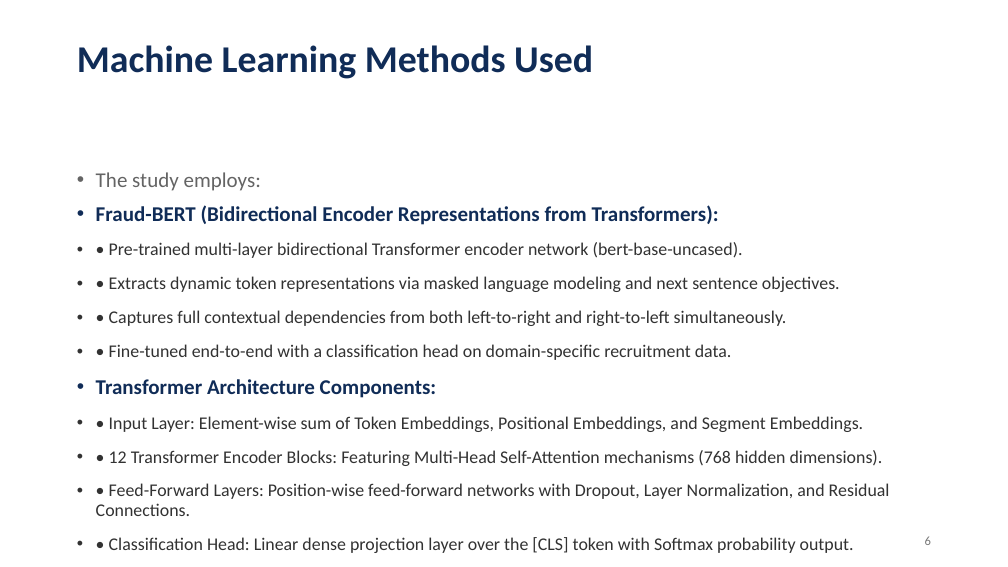
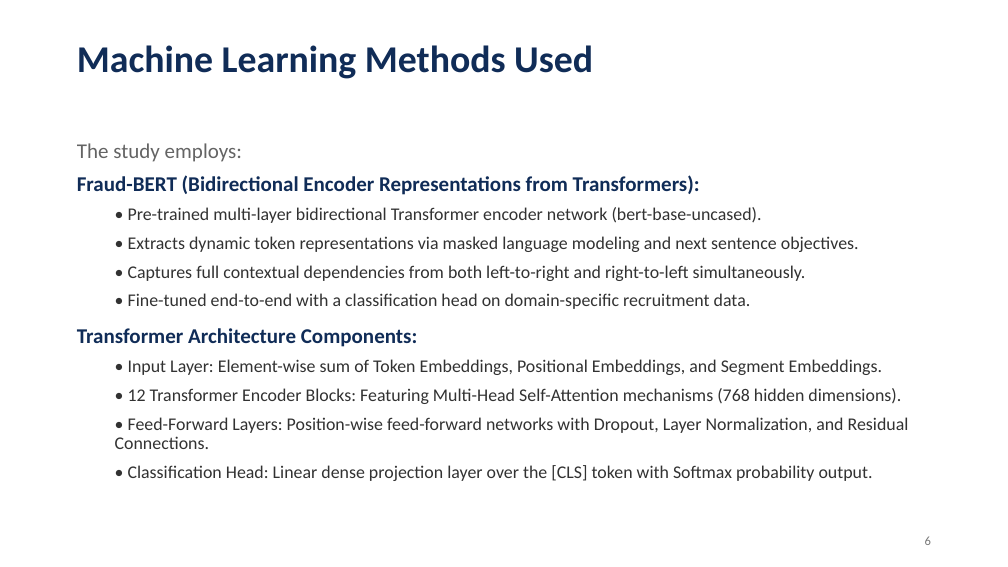
Before and after one commit to akhileshyadav8/Research-Fake-Job-Detection, a slide deck: slide 7 of MST1/Fraud_BERT_Research_Paper_Presentation.pptx (slide 6 before the commit). Drawn at 1008x567 pixels with LibreOffice and Linux fonts; fonts in the diff are those of the drawing; background and template pictures are left out. Boxes give left, top, right and bottom in pixels: in the first picture for what was removed or moved away, otherwise in the second. Text is boxed around its words. In the diff, an @@ line names an element or a change of style, - is before the commit and + after.

```diff
--- a/MST1/Fraud_BERT_Research_Paper_Presentation.pptx
+++ b/MST1/Fraud_BERT_Research_Paper_Presentation.pptx
@@ text "The study employs:": place and size @@
-text "The study employs:" at (96,172,890,553)
+text "The study employs:" at (77,143,909,481)
@@ text "The study employs:" at (77,143,909,481): bullet • to none; list level 1 to 2 in "• Pre-trained multi-layer bidirectional Transformer ..."; list level 1 to 2 in "• Extracts dynamic token representations ..."; list level 1 to 2 in "• Captures full contextual dependencies ..."; list level 1 to 2 in "• Fine-tuned end-to-end with a ..."; list level 1 to 2 in "• Input Layer: Element-wise sum ..."; list level 1 to 2 in "• 12 Transformer Encoder Blocks: ..."; list level 1 to 2 in "• Feed-Forward Layers: Position-wise feed-forward ..."; list level 1 to 2 in "• Classification Head: Linear dense ..." @@
```
Also in this commit, not shown: 8 other slides changed, 7 other files.
